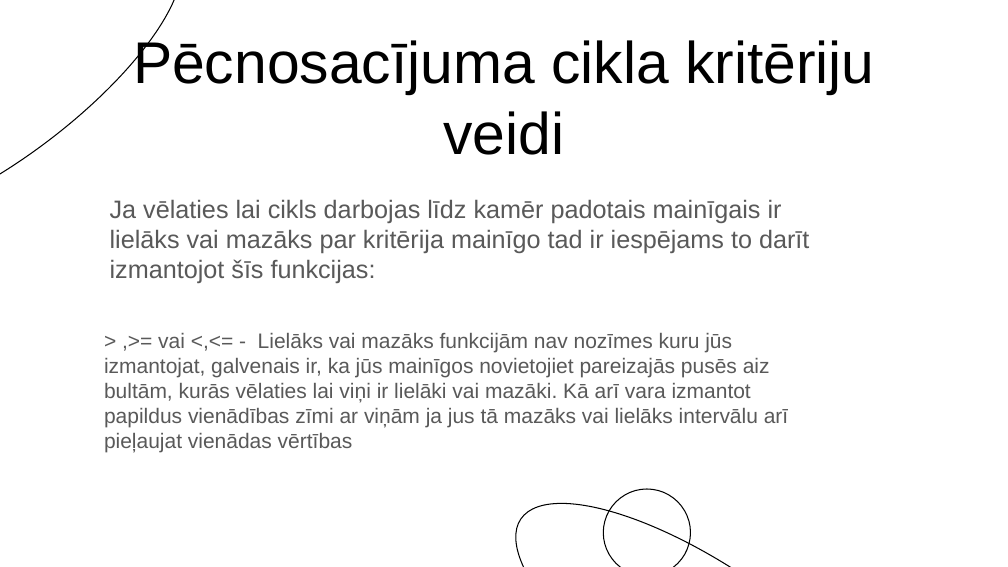
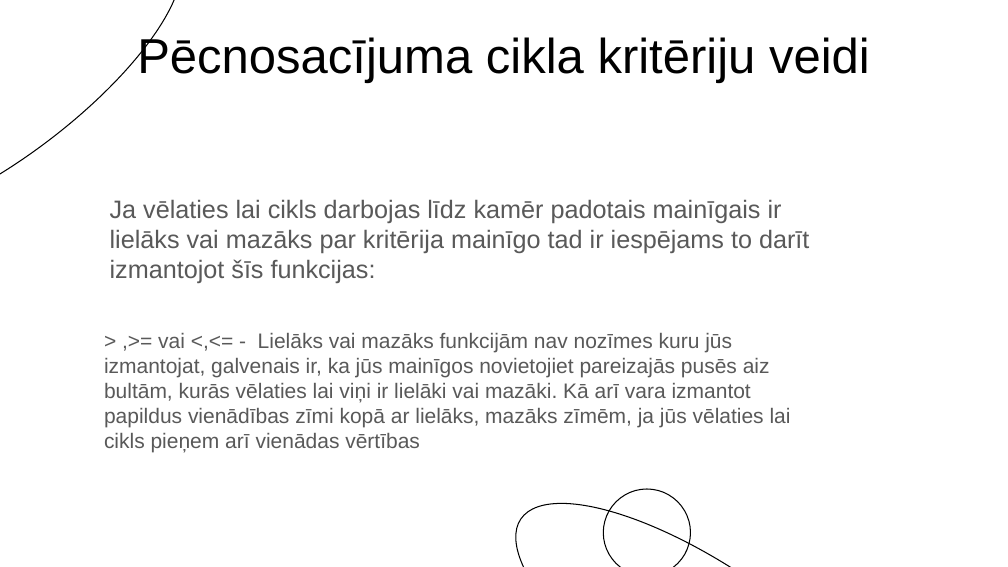
Before and after one commit to Siksna/2PT1_Eksamens, a slide deck: slide 6 of Pecnosacījumu_MācībuMaterials.pptx. Drawn at 1008x567 pixels with LibreOffice and Linux fonts; fonts in the diff are those of the drawing. Boxes give left, top, right and bottom in pixels: in the first picture for what was removed or moved away, otherwise in the second. Text is boxed around its words. In the diff, an @@ line names an element or a change of style, - is before the commit and + after.

```diff
--- a/Pecnosacījumu_MācībuMaterials.pptx
+++ b/Pecnosacījumu_MācībuMaterials.pptx
@@ title "Pēcnosacījuma cikla kritēriju veidi" at (137, 34, 870, 83): size 42 to 35 pt @@
@@ text at (104, 333, 791, 453): text changed @@
-> ,>= vai <,<= - Lielāks vai mazāks funkcijām nav nozīmes kuru jūs izmantojat, galvenais ir, ka jūs mainīgos novietojiet pareizajās pusēs aiz bultām, kurās vēlaties lai viņi ir lielāki vai mazāki. Kā arī vara izmantot papildus vienādības zīmi ar viņām ja jus tā mazāks vai lielāks intervālu arī pieļaujat vienādas vērtības
+> ,>= vai <,<= - Lielāks vai mazāks funkcijām nav nozīmes kuru jūs izmantojat, galvenais ir, ka jūs mainīgos novietojiet pareizajās pusēs aiz bultām, kurās vēlaties lai viņi ir lielāki vai mazāki. Kā arī vara izmantot papildus vienādības zīmi kopā ar lielāks, mazāks zīmēm, ja jūs vēlaties lai cikls pieņem arī vienādas vērtības
```
Also in this commit, not shown: 6 other slides changed, 3 slides added, 3 slides removed, 1 other file.
